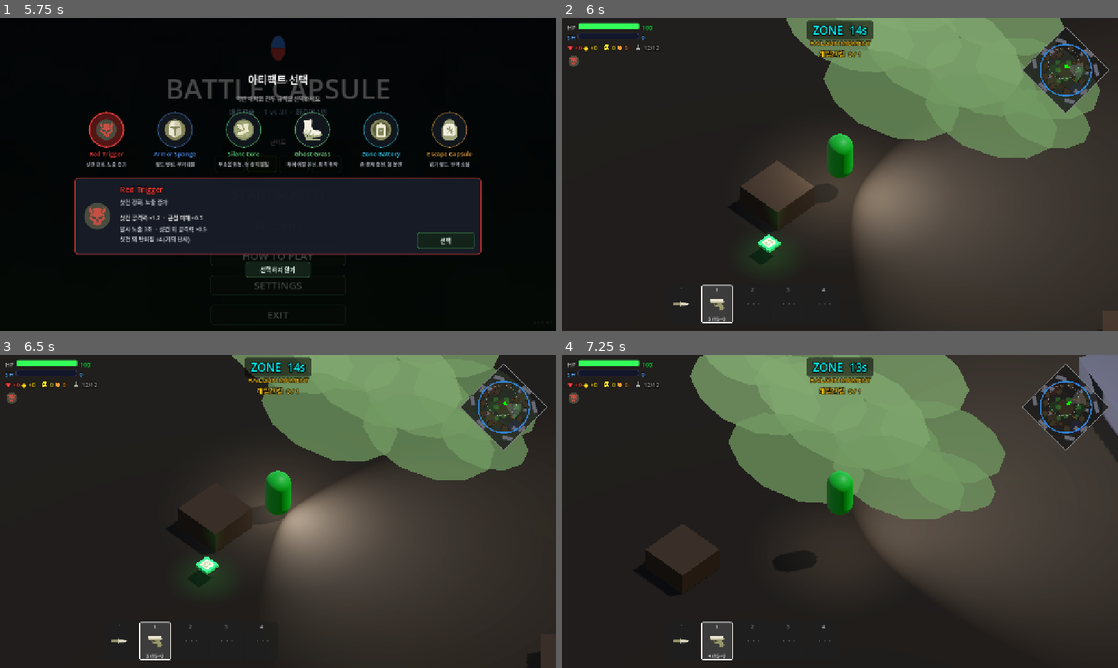
Above: before the commit, frames 1-4 (two rows, left to right).
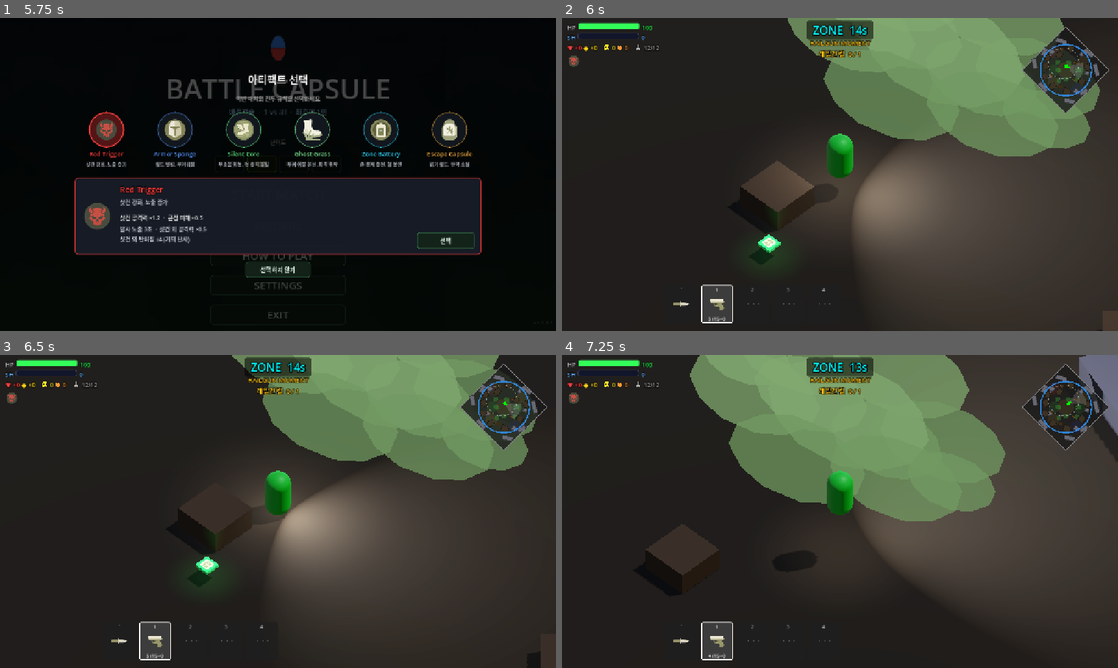
Above: after the commit, the same moments.

Repository: Kyulhee/battle-capsule
Game: Godot game, scene res://src/Main.tscn
Same seed, same stepped clock (60 frames per second), same inputs: the game is played once before the commit and once after it.
Inputs (mouse positions are in pixels of both pictures, inside the frame that each line leads up to):
- Up to frame 1 (5.75 s): click "START MATCH" at 0.5 s; click "START MATCH" at 1.25 s; click "쉬움" at 2 s; click "보통" at 2.75 s; click "어려움" at 3.5 s; click "지옥" at 4.25 s; click "RECORDS" at 5 s
- Up to frame 2 (6 s): click "선택" at 5.75 s
- Up to frame 3 (6.5 s): no input
- Up to frame 4 (7.25 s): tap Enter at 6.5 s; move the mouse to (962, 495) at 6.52 s; hold D (ui_right) from 6.53 s (still down); tap Q (heal) at 6.6 s; click (962, 495) at 6.67 s; tap Space at 6.77 s

Frame 1 is identical in both runs. In frame 2, 0.2% of the frame differs, in the area x 40-88%, y 0-46%; in frame 3, less than 0.1%; in frame 4, 0.2%, in the area x 23-77%, y 0-54%.
Error in both runs: Left operand of 'is' is a previously freed instance. (res://src/entities/bot/Bot.gd:1283)

Commit message:
record first upgrade pickup source

Diff:
--- a/src/core/Telemetry.gd
+++ b/src/core/Telemetry.gd
@@ -162,10 +162,13 @@
 			"pickup_collect_route_role_by_kind": {},
 			"pickup_spawn_poi_band_by_kind": {},
 			"pickup_spawn_route_band_by_kind": {},
+			"pickup_spawn_source_by_kind": {},
 			"pickup_collect_poi_band_by_kind": {},
 			"pickup_collect_route_band_by_kind": {},
+			"pickup_collect_source_by_kind": {},
 			"first_upgrade_time": -1.0,
 			"first_upgrade_weapon": "none",
+			"first_upgrade_source": "none",
 			"first_upgrade_poi_role": "none",
 			"first_upgrade_poi_band": "none",
 			"first_upgrade_route_role": "none",
@@ -228,6 +231,7 @@
 			"first_kill_time": -1.0,
 			"first_non_pistol_upgrade_time": -1.0,
 			"first_non_pistol_upgrade_weapon": "none",
+			"first_non_pistol_upgrade_source": "none",
 			"first_non_pistol_upgrade_poi_role": "none",
 			"first_non_pistol_upgrade_poi_band": "none",
 			"first_non_pistol_upgrade_route_role": "none",
@@ -544,7 +548,7 @@
 
 func log_pickup(item_name: String, item_type: String, is_rare: bool):
 	if not match_in_progress or not _g("economy"): return
-	var elapsed = (Time.get_ticks_msec() - _start_tick) / 1000.0
+	var elapsed = _elapsed_seconds()
 	if item_type == "weapon":
 		var w = _norm_weapon(item_name)
 		metrics.economy.weapon_pickups[w] = metrics.economy.weapon_pickups.get(w, 0) + 1
@@ -559,7 +563,7 @@
 	if is_rare:
 		metrics.economy.rare_pickups += 1
 
-func log_pickup_location(event_name: String, item_type: String, context: Dictionary):
+func log_pickup_location(event_name: String, item_type: String, context: Dictionary, source_name: String = "unknown"):
 	if not match_in_progress or not _g("economy"): return
 	var event_key = event_name.strip_edges().to_lower()
 	if event_key != "spawn" and event_key != "collect":
@@ -572,6 +576,10 @@
 	var route_key = "pickup_%s_route_role_by_kind" % event_key
 	var poi_band_key = "pickup_%s_poi_band_by_kind" % event_key
 	var route_band_key = "pickup_%s_route_band_by_kind" % event_key
+	var source_key = "pickup_%s_source_by_kind" % event_key
+	var source_value = source_name.strip_edges().to_lower()
+	if source_value == "":
+		source_value = "unknown"
 	if metrics.economy.has(count_key):
 		_add_bucket_value(metrics.economy[count_key], kind, 1.0)
 	if metrics.economy.has(poi_key):
@@ -602,9 +610,17 @@
 			_route_distance_band(context),
 			1.0
 		)
+	if metrics.economy.has(source_key):
+		_add_nested_bucket_value(
+			metrics.economy[source_key],
+			kind,
+			source_value,
+			1.0
+		)
 	if event_key == "collect" and kind == "weapon":
+		context["source"] = source_value
 		_pending_weapon_collect_context = context.duplicate(true)
-		_pending_weapon_collect_elapsed = (Time.get_ticks_msec() - _start_tick) / 1000.0
+		_pending_weapon_collect_elapsed = _elapsed_seconds()
 		if float(metrics.economy.get("first_upgrade_time", -1.0)) >= 0.0:
 			_record_first_upgrade_context(context)
 
@@ -1285,8 +1301,10 @@
 			metrics.economy.heals_used, metrics.economy.shields_picked, metrics.economy.rare_pickups
 		])
 		if metrics.economy.first_upgrade_time >= 0:
-			print("  First upgrade: %s at %.1fs" % [
-				metrics.economy.first_upgrade_weapon, metrics.economy.first_upgrade_time
+			print("  First upgrade: %s from %s at %.1fs" % [
+				metrics.economy.first_upgrade_weapon,
+				metrics.economy.first_upgrade_source,
+				metrics.economy.first_upgrade_time,
 			])
 			print("  First upgrade context: poi=%s/%s route=%s/%s nearest=%s/%s" % [
 				metrics.economy.first_upgrade_poi_role,
@@ -1316,8 +1334,9 @@
 			float(metrics.pacing.first_target_acquisition_time),
 			float(metrics.pacing.first_target_acquisition_distance),
 		])
-		print("  First upgrade: %s at %.1fs" % [
+		print("  First upgrade: %s from %s at %.1fs" % [
 			metrics.pacing.first_non_pistol_upgrade_weapon,
+			metrics.pacing.first_non_pistol_upgrade_source,
 			float(metrics.pacing.first_non_pistol_upgrade_time),
 		])
 		print("  First upgrade context: poi=%s/%s route=%s/%s nearest=%s/%s" % [
@@ -1455,7 +1474,9 @@
 	var route_role := String(context.get("route_role", "off_route"))
 	var nearest_poi_role := String(context.get("nearest_poi_role", "none"))
 	var nearest_route_role := _nearest_route_role_key(context, route_band)
+	var source := String(context.get("source", "unknown"))
 	if _g("economy") and String(metrics.economy.get("first_upgrade_poi_role", "none")) == "none":
+		metrics.economy.first_upgrade_source = source
 		metrics.economy.first_upgrade_poi_role = poi_role
 		metrics.economy.first_upgrade_poi_band = poi_band
 		metrics.economy.first_upgrade_route_role = route_role
@@ -1463,6 +1484,7 @@
 		metrics.economy.first_upgrade_nearest_poi_role = nearest_poi_role
 		metrics.economy.first_upgrade_nearest_route_role = nearest_route_role
 	if _g("pacing") and metrics.has("pacing") and String(metrics.pacing.get("first_non_pistol_upgrade_poi_role", "none")) == "none":
+		metrics.pacing.first_non_pistol_upgrade_source = source
 		metrics.pacing.first_non_pistol_upgrade_poi_role = poi_role
 		metrics.pacing.first_non_pistol_upgrade_poi_band = poi_band
 		metrics.pacing.first_non_pistol_upgrade_route_role = route_role
--- a/src/entities/bot/Bot.gd
+++ b/src/entities/bot/Bot.gd
@@ -2230,7 +2230,7 @@
 	var pickup = PICKUP_SCN.instantiate()
 	get_tree().root.add_child(pickup)
 	pickup.global_position = global_position + Vector3(randf_range(-0.5, 0.5), 0.3, randf_range(-0.5, 0.5))
-	pickup.init(item)
+	pickup.init(item, "bot_drop")
 	if has_node("/root/Telemetry"):
 		get_node("/root/Telemetry").log_weapon_drop()
 
@@ -2247,7 +2247,7 @@
 	var pickup = PICKUP_SCN.instantiate()
 	get_tree().root.add_child(pickup)
 	pickup.global_position = global_position + Vector3(randf_range(-0.8, 0.8), 0.3, randf_range(-0.8, 0.8))
-	pickup.init(item)
+	pickup.init(item, "bot_drop")
 
 func _drop_heals():
 	if stats.heal_items > 0:
@@ -2260,7 +2260,7 @@
 		var pickup = PICKUP_SCN.instantiate()
 		get_tree().root.add_child(pickup)
 		pickup.global_position = global_position + Vector3(randf_range(-0.5, 0.5), 0.3, randf_range(-0.5, 0.5))
-		pickup.init(item)
+		pickup.init(item, "bot_drop")
 	if stats.advanced_heals > 0:
 		var item = ItemData.new()
 		item.type = ItemData.Type.HEAL
@@ -2271,7 +2271,7 @@
 		var pickup = PICKUP_SCN.instantiate()
 		get_tree().root.add_child(pickup)
 		pickup.global_position = global_position + Vector3(randf_range(-0.5, 0.5), 0.3, randf_range(-0.5, 0.5))
-		pickup.init(item)
+		pickup.init(item, "bot_drop")
 
 # ─── DAMAGE OVERRIDE ─────────────────────────────────────────────────────────
 # Force immediate RECOVER when hit with no ammo left — prevents bots from
--- a/src/entities/pickup/Pickup.gd
+++ b/src/entities/pickup/Pickup.gd
@@ -16,6 +16,7 @@
 var _light: OmniLight3D = null
 var _light_base_energy: float = 0.0
 var _light_base_range: float = 0.0
+var _spawn_source: String = "unknown"
 
 func _ready():
 	add_to_group("pickups")
@@ -44,8 +45,11 @@
 	_update_focus_marker_visibility(visible)
 	_update_light_lod(get_tree().get_first_node_in_group("players"), visible)
 
-func init(data: ItemData):
+func init(data: ItemData, spawn_source: String = "unknown"):
 	item = data
+	_spawn_source = spawn_source.strip_edges().to_lower()
+	if _spawn_source == "":
+		_spawn_source = "unknown"
 	if is_inside_tree():
 		_update_visuals()
 
@@ -338,7 +342,8 @@
 	tel.log_pickup_location(
 		event_name,
 		ItemData.Type.keys()[item.type].to_lower(),
-		_strategic_position_context()
+		_strategic_position_context(),
+		_spawn_source
 	)
 
 func log_spawn_location() -> void:
--- a/src/entities/player/Player.gd
+++ b/src/entities/player/Player.gd
@@ -739,7 +739,7 @@
 		var wp = PICKUP_SCN.instantiate()
 		get_tree().root.add_child(wp)
 		wp.global_position = global_position + Vector3(randf_range(-0.8, 0.8), 0.3, randf_range(-0.8, 0.8))
-		wp.init(item)
+		wp.init(item, "player_drop")
 		var total_ammo = slots.slot_ammo[i] + slots.slot_reserve[i]
 		if total_ammo > 0:
 			var ammo_item = ItemData.new()
@@ -752,7 +752,7 @@
 			var ap = PICKUP_SCN.instantiate()
 			get_tree().root.add_child(ap)
 			ap.global_position = global_position + Vector3(randf_range(-0.8, 0.8), 0.3, randf_range(-0.8, 0.8))
-			ap.init(ammo_item)
+			ap.init(ammo_item, "player_drop")
 	if stats.heal_items > 0:
 		var heal_item = ItemData.new()
 		heal_item.type = ItemData.Type.HEAL
@@ -763,7 +763,7 @@
 		var hp = PICKUP_SCN.instantiate()
 		get_tree().root.add_child(hp)
 		hp.global_position = global_position + Vector3(0, 0.3, 0)
-		hp.init(heal_item)
+		hp.init(heal_item, "player_drop")
 	if stats.advanced_heals > 0:
 		var adv_item = ItemData.new()
 		adv_item.type = ItemData.Type.HEAL
@@ -774,7 +774,7 @@
 		var ap2 = PICKUP_SCN.instantiate()
 		get_tree().root.add_child(ap2)
 		ap2.global_position = global_position + Vector3(0, 0.3, 0.5)
-		ap2.init(adv_item)
+		ap2.init(adv_item, "player_drop")
 
 func _reveal_for_fire(weapon_type: String) -> void:
 	if weapon_type != "knife" and _artifact_runtime.is_ghost_grass_active():
--- a/src/systems/loot/LootSpawnDirector.gd
+++ b/src/systems/loot/LootSpawnDirector.gd
@@ -37,14 +37,14 @@
 		var weapon_chance = loot_spawner.initial_weapon_chance(hotspot)
 		if not weapon_templates.is_empty() and randf() < weapon_chance:
 			var weapon_pos = _call_random_position(random_position, hotspot)
-			_spawn_pickup(pickup_scene, loot_parent, Vector3(weapon_pos.x, 0.5, weapon_pos.y), _random_item(weapon_templates), true)
+			_spawn_pickup(pickup_scene, loot_parent, Vector3(weapon_pos.x, 0.5, weapon_pos.y), _random_item(weapon_templates), true, "initial_loot")
 			spawned += 1
 		var consumable_count = loot_spawner.initial_consumable_count(hotspot)
 		for _i in range(consumable_count):
 			if consumable_templates.is_empty():
 				break
 			var consumable_pos = _call_random_position(random_position, hotspot)
-			_spawn_pickup(pickup_scene, loot_parent, Vector3(consumable_pos.x, 0.5, consumable_pos.y), _random_item(consumable_templates), false)
+			_spawn_pickup(pickup_scene, loot_parent, Vector3(consumable_pos.x, 0.5, consumable_pos.y), _random_item(consumable_templates), false, "initial_loot")
 			spawned += 1
 	return spawned
 
@@ -69,7 +69,7 @@
 		var template = _random_item(weapon_templates if use_weapon else item_templates)
 		if not template:
 			continue
-		_spawn_pickup(pickup_scene, loot_parent, Vector3(spawn_pos.x, 0.5, spawn_pos.y), template, use_weapon)
+		_spawn_pickup(pickup_scene, loot_parent, Vector3(spawn_pos.x, 0.5, spawn_pos.y), template, use_weapon, "stage_wave")
 		spawned += 1
 	return spawned
 
@@ -106,13 +106,13 @@
 		return 0
 	var spawned = 0
 	if railgun_item:
-		_spawn_pickup(pickup_scene, loot_parent, supply_pos, railgun_item, true)
+		_spawn_pickup(pickup_scene, loot_parent, supply_pos, railgun_item, true, "supply")
 		spawned += 1
 	for _i in range(max(0, consumable_count)):
 		var template = _random_item(consumable_templates if not consumable_templates.is_empty() else item_templates)
 		if not template:
 			continue
-		_spawn_pickup(pickup_scene, loot_parent, supply_pos + _call_cluster_offset(cluster_offset), template, false)
+		_spawn_pickup(pickup_scene, loot_parent, supply_pos + _call_cluster_offset(cluster_offset), template, false, "supply")
 		spawned += 1
 	return spawned
 
@@ -121,14 +121,15 @@
 	loot_parent: Node,
 	world_position: Vector3,
 	template,
-	duplicate_template: bool
+	duplicate_template: bool,
+	spawn_source: String
 ):
 	if not template:
 		return null
 	var pickup = pickup_scene.instantiate()
 	loot_parent.add_child(pickup)
 	pickup.global_position = world_position
-	pickup.init(template.duplicate(true) if duplicate_template else template)
+	pickup.init(template.duplicate(true) if duplicate_template else template, spawn_source)
 	if pickup.has_method("log_spawn_location"):
 		pickup.log_spawn_location()
 	return pickup
--- a/tools/verify_pacing_telemetry.gd
+++ b/tools/verify_pacing_telemetry.gd
@@ -109,7 +109,7 @@
 		"route_role": "primary_choke",
 		"nearest_route_role": "primary_choke",
 		"nearest_route_edge_distance": 0.0,
-	})
+	}, "bot_drop")
 	tel.log_pickup("shotgun", "weapon", false)
 	tel.set_stage(2)
 	tel.log_doctrine_chase_location(
@@ -214,6 +214,9 @@
 	if String(pacing.first_non_pistol_upgrade_weapon) != "shotgun":
 		tel.free()
 		return _fail("Pacing did not mirror first non-pistol upgrade.")
+	if String(pacing.first_non_pistol_upgrade_source) != "bot_drop":
+		tel.free()
+		return _fail("Pacing did not record first upgrade source.")
 	if String(pacing.first_non_pistol_upgrade_poi_role) != "loot_hub":
 		tel.free()
 		return _fail("Pacing did not record first upgrade POI role.")
@@ -232,6 +235,9 @@
 	if String(tel.metrics.economy.first_upgrade_poi_role) != "loot_hub":
 		tel.free()
 		return _fail("Economy did not record first upgrade POI role.")
+	if String(tel.metrics.economy.first_upgrade_source) != "bot_drop":
+		tel.free()
+		return _fail("Economy did not record first upgrade source.")
 	if String(tel.metrics.economy.first_upgrade_route_role) != "primary_choke":
 		tel.free()
 		return _fail("Economy did not record first upgrade route role.")
Not shown, changed: docs/CURRENT.md
Not shown, changed: docs/DECISIONS.md
Not shown, changed: docs/DEVLOG.md
Not shown, changed: docs/EXPERIMENTS.md
Not shown, changed: docs/PLAYTEST.md
Not shown, changed: docs/TESTING.md
Not shown, changed: tools/analyze_results.py
Not shown, changed: tools/check_scale_telemetry.py
Not shown, changed: tools/summarize_pacing_baseline.py
